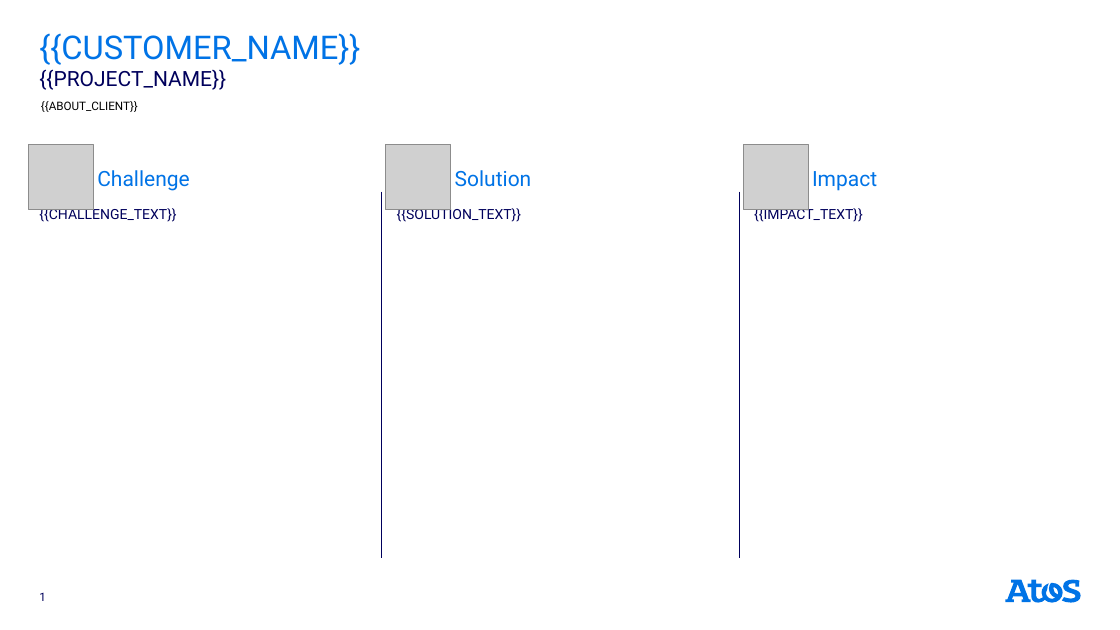
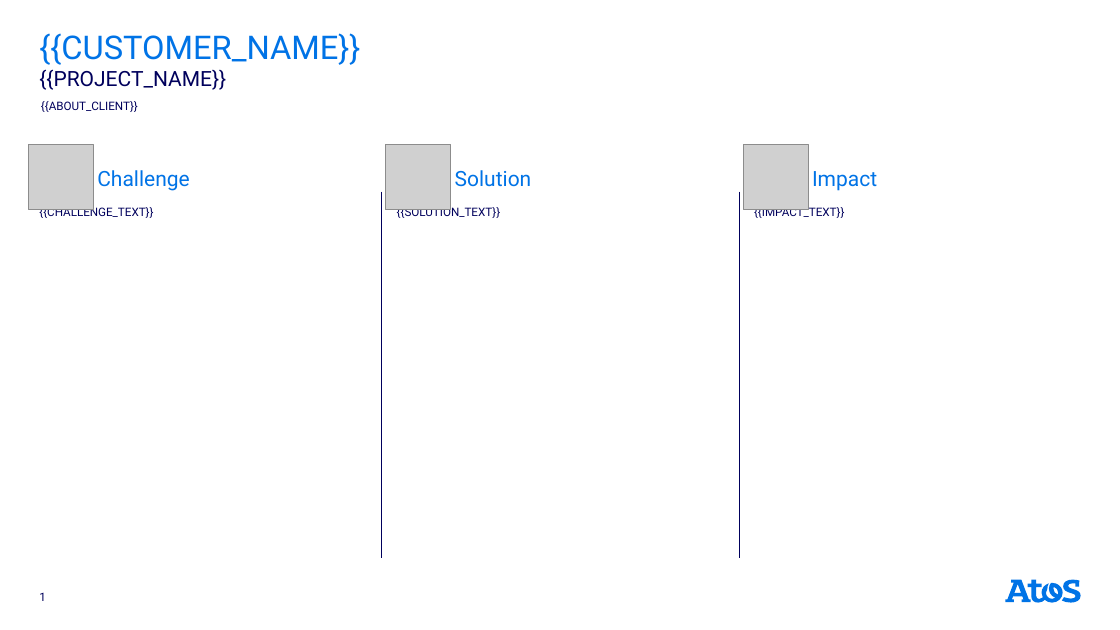
Before and after one commit to Maxi580/LangflowEnvironment, a slide deck: slide 1 of langflow/components/media/template.pptx. Drawn at 1120x630 pixels with LibreOffice and Linux fonts; fonts in the diff are those of the drawing; grey boxes stand for pictures. Boxes give left, top, right and bottom in pixels: in the first picture for what was removed or moved away, otherwise in the second. Text is boxed around its words. In the diff, an @@ line names an element or a change of style, - is before the commit and + after.

Commit message:
Template adjustment

```diff
--- a/langflow/components/media/template.pptx
+++ b/langflow/components/media/template.pptx
@@ text "{{ABOUT_CLIENT}}" at (x1=41, y1=101, x2=138, y2=112): text colour #000000 to #00005C @@
@@ size 12 to 10 pt in 3 elements at (x1=39, y1=205, x2=153, y2=218), (x1=397, y1=205, x2=500, y2=218), (x1=754, y1=205, x2=844, y2=218) @@
```
